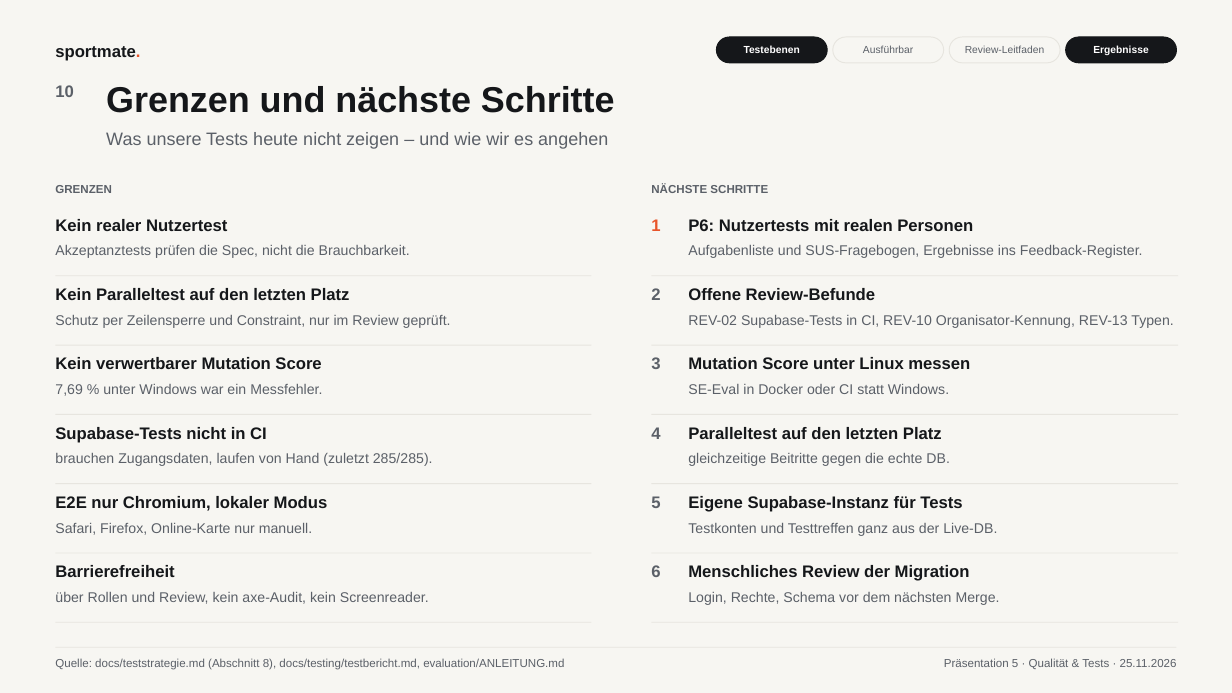
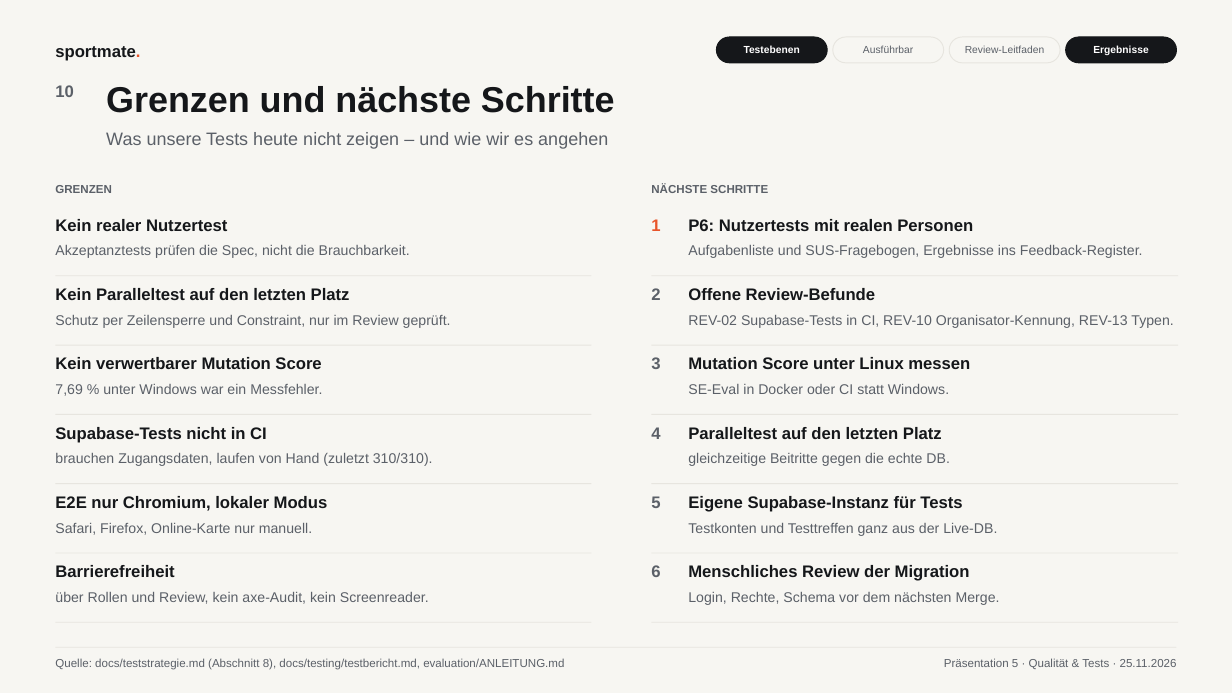
Before and after one commit to Paulo-Temme/SportMate, a slide deck: slide 10 of abgabe/praesentation-5/SportMate_P5_Qualitaet_und_Tests.pptx. Drawn at 1232x693 pixels with LibreOffice and Linux fonts; fonts in the diff are those of the drawing. Boxes give left, top, right and bottom in pixels: in the first picture for what was removed or moved away, otherwise in the second. Text is boxed around its words. In the diff, an @@ line names an element or a change of style, - is before the commit and + after.

```diff
--- a/abgabe/praesentation-5/SportMate_P5_Qualitaet_und_Tests.pptx
+++ b/abgabe/praesentation-5/SportMate_P5_Qualitaet_und_Tests.pptx
@@ text at (55,453,433,466): text changed @@
-brauchen Zugangsdaten, laufen von Hand (zuletzt 285/285).
+brauchen Zugangsdaten, laufen von Hand (zuletzt 310/310).
```
Also in this commit, not shown: 4 other slides changed, 3 other files.
